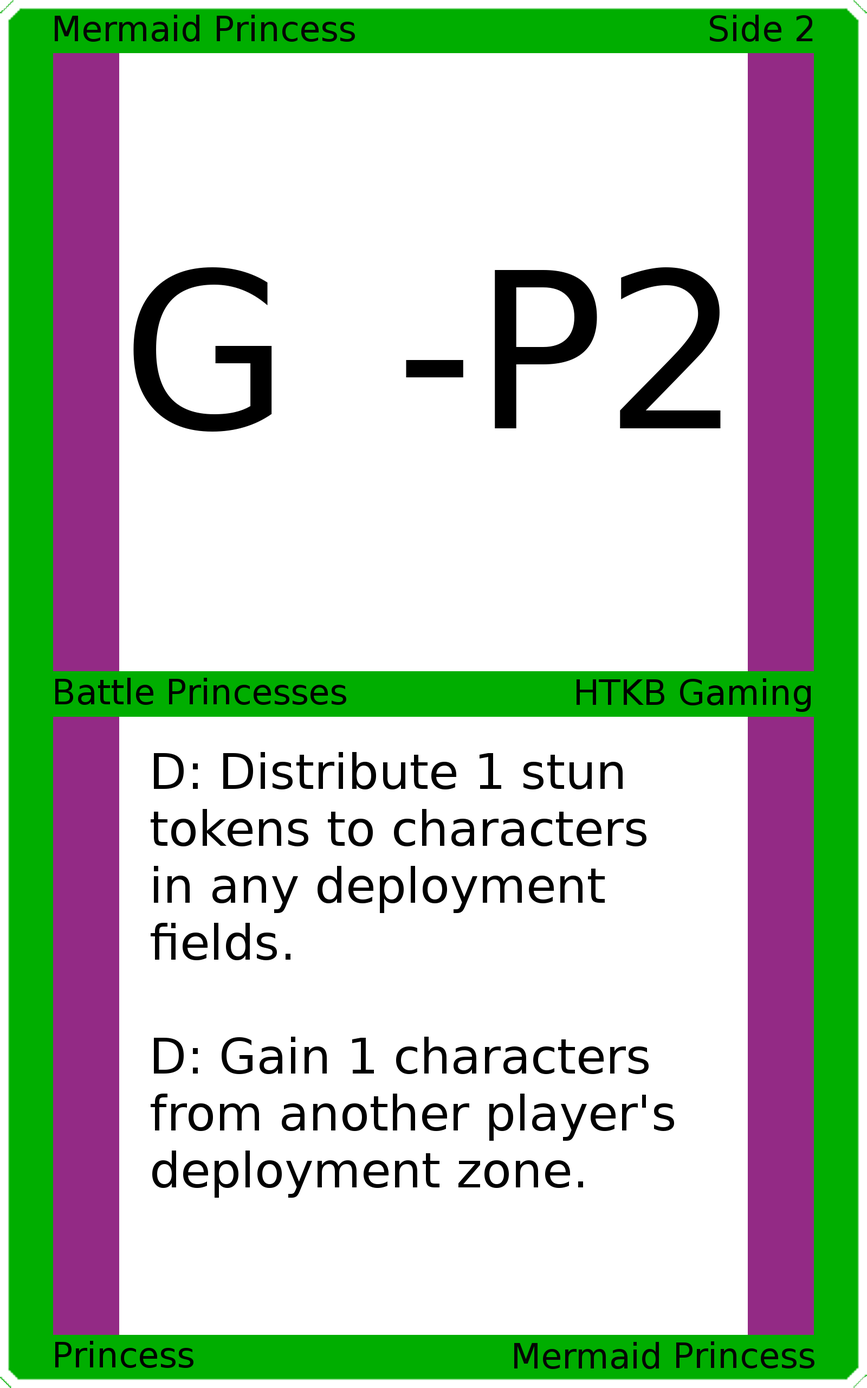
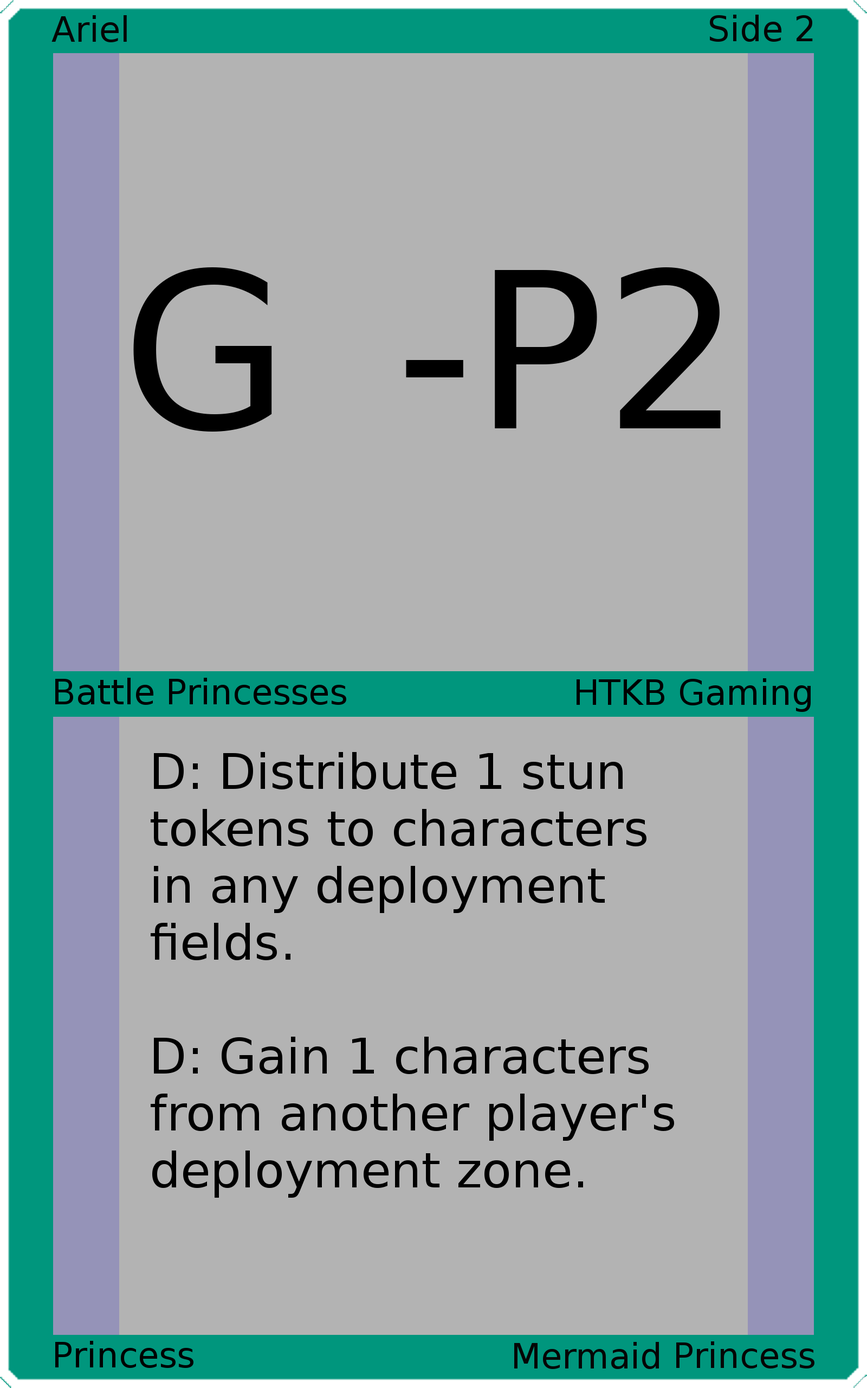
Layered file, before and after one edit (867 × 1388). Changes by layer:
painted on "Upper Left" over [51, 14, 356, 43]
painted on "Border" over [0, 0, 867, 1388]
painted on "Top Background" over [119, 52, 748, 673]
painted on "Bottom Background" over [119, 715, 748, 1336]
painted on "Background" over [35, 35, 832, 1352]
